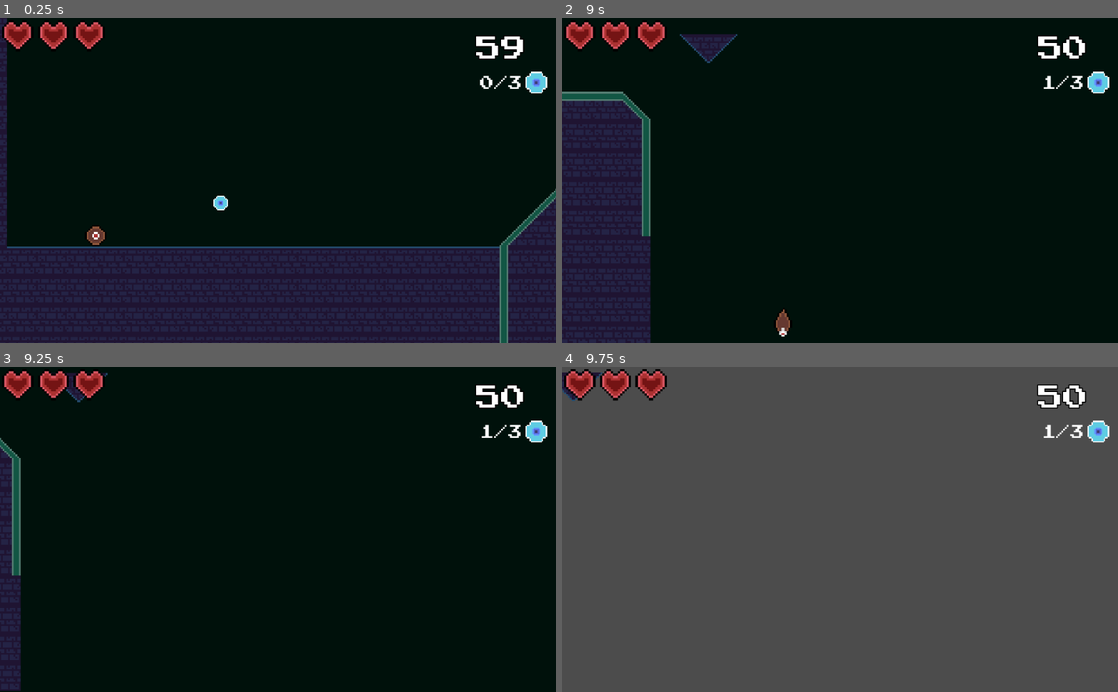
Above: before the commit, frames 1-4 (two rows, left to right).
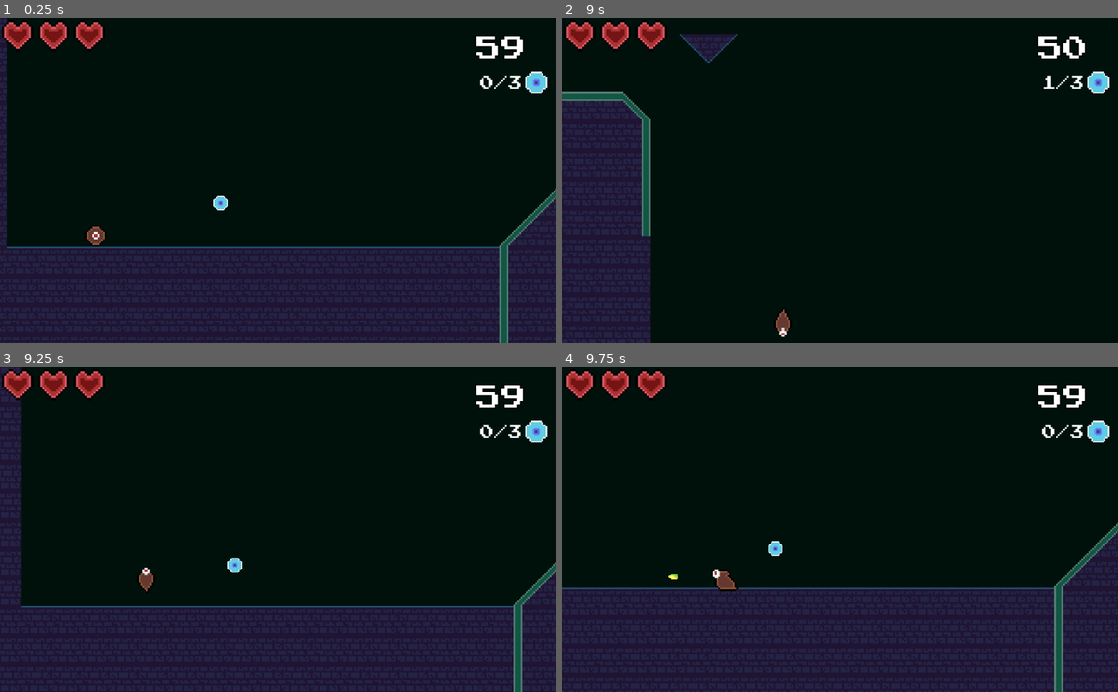
Above: after the commit, the same moments.

Repository: Shoter99/GameJamFirst
Game: Godot game, scene res://levels/Level1.tscn
Two runs of this game, one before a commit and one after it. Both use one fixed random seed, a clock stepped at 60 frames per second and the inputs below. This scene is started directly instead of the project's main scene.
Inputs (mouse positions are in pixels of both pictures, inside the frame that each line leads up to):
- Up to frame 1 (0.25 s): no input
- Up to frame 2 (9 s): move the mouse to (962, 164) at 0.52 s; hold Shift (Slide) 0.53-1.28 s; hold Right (move_right) 0.53-2.03 s; tap Space (jump) at 0.77, 1.52, 3.02, 3.77, 4.52, 6.02, 6.77, 7.52 s; move the mouse to (728, 196) at 1.27 s; click (728, 196) at 1.35 s; move the mouse to (895, 109) at 2.02 s; hold Left (move_left) 2.03-2.78 s; tap F (fire) at 2.1, 5.85 s; move the mouse to (812, 245) at 2.77 s; hold Right (move_right) 2.78-4.28 s; right-click (812, 245) at 2.85 s; move the mouse to (1006, 229) at 3.52 s; tap Down (release) at 3.6, 7.35 s; move the mouse to (673, 131) at 4.27 s; hold Left (move_left) 4.28-5.03 s; tap Shift (Slide) at 4.35 s; move the mouse to (867, 180) at 5.02 s; hold Right (move_right) 5.03-5.78 s; click (867, 180) at 5.1 s; move the mouse to (756, 99) at 5.77 s; hold Left (move_left) 5.78-7.28 s; move the mouse to (962, 164) at 6.52 s; hold Right mouse button (glide) 6.53-7.28 s; move the mouse to (728, 196) at 7.27 s; hold Right (move_right) from 7.28 s (still down); move the mouse to (895, 109) at 8.02 s; hold Shift (Slide) 8.03-8.78 s; move the mouse to (812, 245) at 8.77 s; click (812, 245) at 8.85 s
- Up to frame 3 (9.25 s): keep holding Right (move_right); tap Space (jump) at 9.02 s
- Up to frame 4 (9.75 s): move the mouse to (1006, 578) at 9.52 s; release Right (move_right) at 9.53 s; hold Left (move_left) from 9.53 s (still down); tap F (fire) at 9.6 s

Frames 1-2 are identical in both runs. In frame 3, 28% of the frame differs, in the area x 0-100%, y 0-100%; in frame 4, 98%.

Commit message:
added level litmit

Diff:
--- a/Globals/Global.gd
+++ b/Globals/Global.gd
@@ -12,8 +12,14 @@
 func update_life(var delta: int):
 	life+=delta
 	emit_signal("life_changed", life)
-	if life <= 0: get_tree().reload_current_scene()
+	if life <= 0: restart_level()
 
 func update_collectable(var delta: int):
 	collected+=delta
+	if(collected<0 ): collected = 0
+	if(collected> to_collect): collected = to_collect
 	emit_signal("collectabe_changed", collected)
+func restart_level():
+	life = 0
+	collected = 0
+	get_tree().reload_current_scene()
--- a/levels/Level1.tscn
+++ b/levels/Level1.tscn
@@ -6,6 +6,9 @@
 [ext_resource path="res://enviroment/Collectable.tscn" type="PackedScene" id=4]
 [ext_resource path="res://entities/enemy/ghost/GhostEnemy.tscn" type="PackedScene" id=5]
 [ext_resource path="res://entities/enemy/LeftRightEnemy/LeftRightEnemy.tscn" type="PackedScene" id=6]
+[ext_resource path="res://levels/LevelLimit.gd" type="Script" id=7]
+
+[sub_resource type="RectangleShape2D" id=1]
 
 [node name="Node2D" type="Node2D"]
 __meta__ = {
@@ -58,3 +61,13 @@
 
 [node name="GhostNode" parent="." instance=ExtResource( 5 )]
 position = Vector2( 738, -518 )
+
+[node name="LevelLimit" type="Area2D" parent="."]
+position = Vector2( 55, 620 )
+script = ExtResource( 7 )
+
+[node name="CollisionShape2D" type="CollisionShape2D" parent="LevelLimit"]
+scale = Vector2( 1000, 1 )
+shape = SubResource( 1 )
+
+[connection signal="body_entered" from="LevelLimit" to="LevelLimit" method="_on_LevelLimit_body_entered"]
--- /dev/null
+++ b/levels/LevelLimit.gd
@@ -0,0 +1,8 @@
+extends Area2D
+
+
+
+
+func _on_LevelLimit_body_entered(body):
+	if body.name == "Player":
+		Global.restart_level()
Not shown: 1 places in levels/Level1.tscn that only renumber resources
